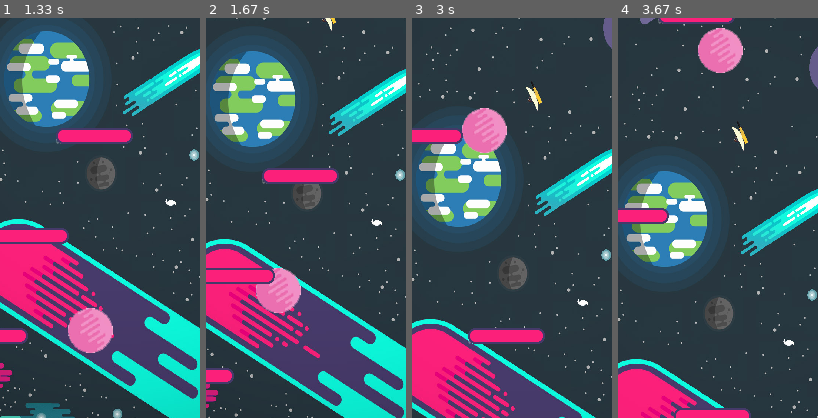
Above: before the commit, frames 1-4 (left to right).
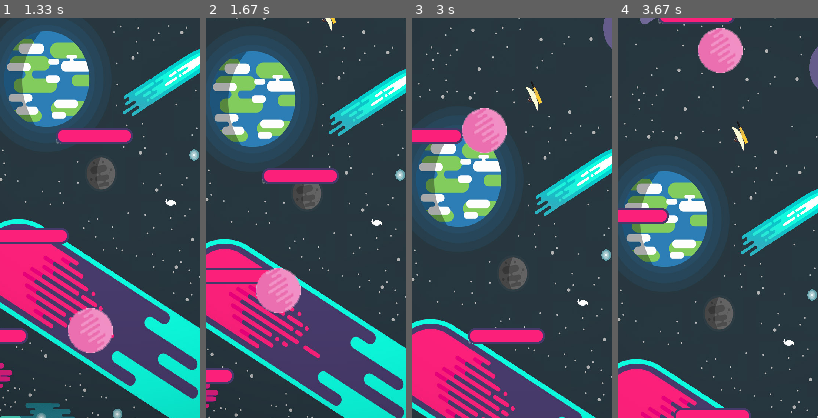
Above: after the commit, the same moments.

Repository: Protocs/pygame-for-kids
Game: pygame game, started from main.py
Two runs of this game, one before a commit and one after it. Both use one fixed random seed, a clock stepped at 60 frames per second and the inputs below.
Inputs (mouse positions are % of the whole screen's width and height, from its top left):
- Up to frame 1 (1.33 s): click (50, 42) at 0.38 s; hold Left from 0.9 s (still down); move the mouse to (48, 62) at 0.93 s
- Up to frame 2 (1.67 s): release Left at 1.43 s; hold Left from 1.47 s (still down)
- Up to frame 3 (3 s): release Left at 1.87 s; hold Right 1.9-2.53 s; hold Left from 2.57 s (still down)
- Up to frame 4 (3.67 s): release Left at 3.03 s; hold Right 3.07-3.53 s; hold Right from 3.57 s (still down)
The pictures show only the part of the screen within x 22-72%, y 50-100%; the shares and areas given below are measured in that part.

Frame 1 is identical in both runs. In frame 2, 0.2% of the frame differs, in the area x 25-35%, y 62-67%; in frame 3, less than 0.1%; in frame 4, nothing differs.

Commit message:
Зацикливание фона

Diff:
--- a/pygameforkids/game.py
+++ b/pygameforkids/game.py
@@ -11,8 +11,8 @@
                             [load_image("background.png"), (0, -800)]]
         self.game = True
         self.all_sprites = pygame.sprite.Group()
+        self.platforms = [Platform(self, self.surface, y) for y in range(0, 700, 100)]
         self.player = Player(self, self.surface)
-        self.platforms = [Platform(self, self.surface, y) for y in range(0, 700, 100)]
         self.clock = pygame.time.Clock()
 
     def run(self):
@@ -31,11 +31,16 @@
         self.surface.blit(self.backgrounds[0][0], self.backgrounds[0][1])
         self.surface.blit(self.backgrounds[1][0], self.backgrounds[1][1])
         self.all_sprites.draw(self.surface)
-        self.player.update()
         for platform in self.platforms:
             platform.update()
+        self.player.update()
         pygame.display.flip()
 
     def background_scrolling(self):
-        self.backgrounds[0][1] = self.backgrounds[0][1][0], self.backgrounds[0][1][1] + 1
-        self.backgrounds[1][1] = self.backgrounds[1][1][0], self.backgrounds[1][1][1] + 1
+        if self.backgrounds[0][1][1] <= 800:
+            self.backgrounds[0][1] = self.backgrounds[0][1][0], self.backgrounds[0][1][1] + 1
+            self.backgrounds[1][1] = self.backgrounds[1][1][0], self.backgrounds[1][1][1] + 1
+
+        else:
+            self.backgrounds = [[load_image("background.png"), (0, 0)],
+                                [load_image("background.png"), (0, -800)]]
